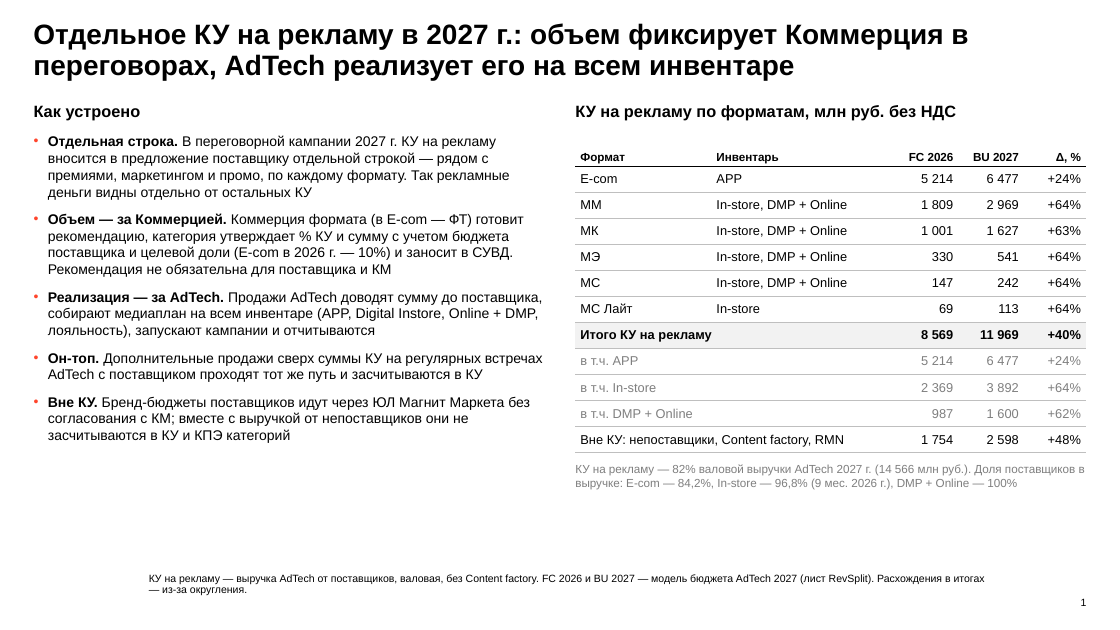
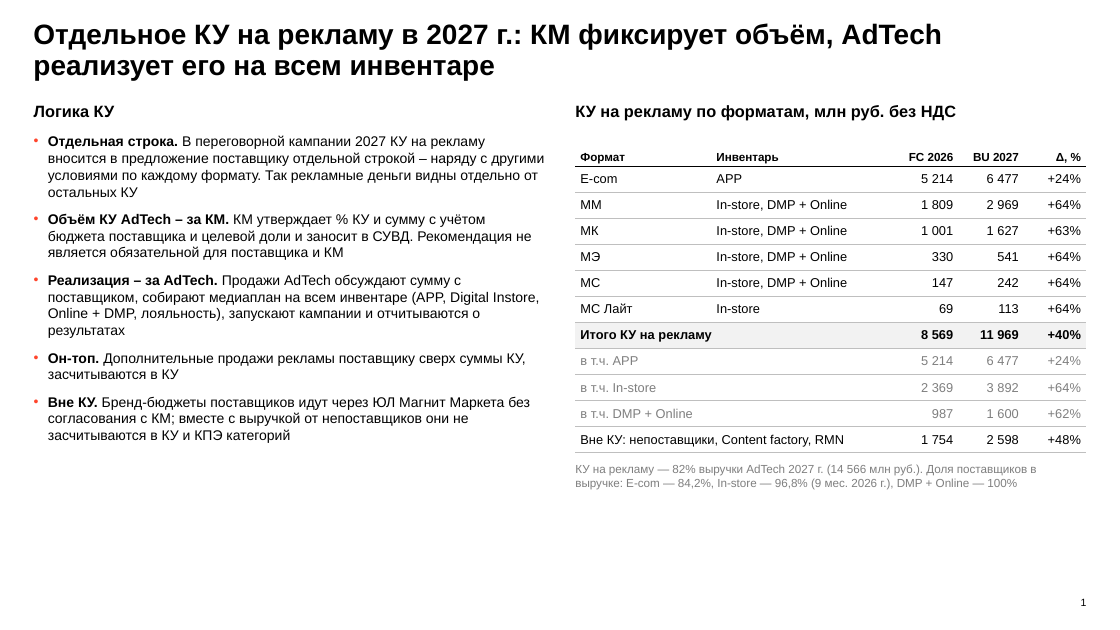
Before and after one commit to DenisMagnit/1, a slide deck: slide 1 of AdTech_КУ_2027_логика_драфт.pptx. Drawn at 1120x630 pixels with LibreOffice and Linux fonts; fonts in the diff are those of the drawing; background and template pictures are left out. Boxes give left, top, right and bottom in pixels: in the first picture for what was removed or moved away, otherwise in the second. Text is boxed around its words. In the diff, an @@ line names an element or a change of style, - is before the commit and + after.

```diff
--- a/AdTech_КУ_2027_логика_драфт.pptx
+++ b/AdTech_КУ_2027_логика_драфт.pptx
@@ text at [33, 23, 942, 80]: text changed @@
-Отдельное КУ на рекламу в 2027 г.: объем фиксирует Коммерция в переговорах, AdTech реализует его на всем инвентаре
+Отдельное КУ на рекламу в 2027 г.: КМ фиксирует объём, AdTech реализует его на всем инвентаре
@@ text at [34, 105, 115, 117]: text changed @@
-Как устроено
+Логика КУ
@@ text at [48, 135, 544, 379]: text changed @@
-• Отдельная строка. В переговорной кампании 2027 г. КУ на рекламу вносится в предложение поставщику отдельной строкой — рядом с премиями, маркетингом и промо, по каждому формату. Так рекламные деньги видны отдельно от остальных КУ
-• Объем — за Коммерцией. Коммерция формата (в E-com — ФТ) готовит рекомендацию, категория утверждает % КУ и сумму с учетом бюджета поставщика и целевой доли (E-com в 2026 г. — 10%) и заносит в СУВД. Рекомендация не обязательна для поставщика и КМ
-• Реализация — за AdTech. Продажи AdTech доводят сумму до поставщика, собирают медиаплан на всем инвентаре (APP, Digital Instore, Online + DMP, лояльность), запускают кампании и отчитываются
-• Он-топ. Дополнительные продажи сверх суммы КУ на регулярных встречах AdTech с поставщиком проходят тот же путь и засчитываются в КУ
+• Отдельная строка. В переговорной кампании 2027 КУ на рекламу вносится в предложение поставщику отдельной строкой – наряду с другими условиями по каждому формату. Так рекламные деньги видны отдельно от остальных КУ
+• Объём КУ AdTech – за КМ. КМ утверждает % КУ и сумму с учётом бюджета поставщика и целевой доли и заносит в СУВД. Рекомендация не является обязательной для поставщика и КМ
+• Реализация – за AdTech. Продажи AdTech обсуждают сумму с поставщиком, собирают медиаплан на всем инвентаре (APP, Digital Instore, Online + DMP, лояльность), запускают кампании и отчитываются о результатах
+• Он-топ. Дополнительные продажи рекламы поставщику сверх суммы КУ, засчитываются в КУ
@@ text at [575, 464, 1036, 490]: text changed @@
-КУ на рекламу — 82% валовой выручки AdTech 2027 г. (14 566 млн руб.). Доля поставщиков в выручке: E-com — 84,2%, In-store — 96,8% (9 мес. 2026 г.), DMP + Online — 100%
+КУ на рекламу — 82% выручки AdTech 2027 г. (14 566 млн руб.). Доля поставщиков в выручке: E-com — 84,2%, In-store — 96,8% (9 мес. 2026 г.), DMP + Online — 100%
@@ text removed at [149, 574, 985, 596] @@
-КУ на рекламу — выручка AdTech от поставщиков, валовая, без Content factory. FC 2026 и BU 2027 — модель бюджета AdTech 2027 (лист RevSplit). Расхождения в итогах — из-за округления.
```
Also in this commit, not shown: 2 other slides changed.
